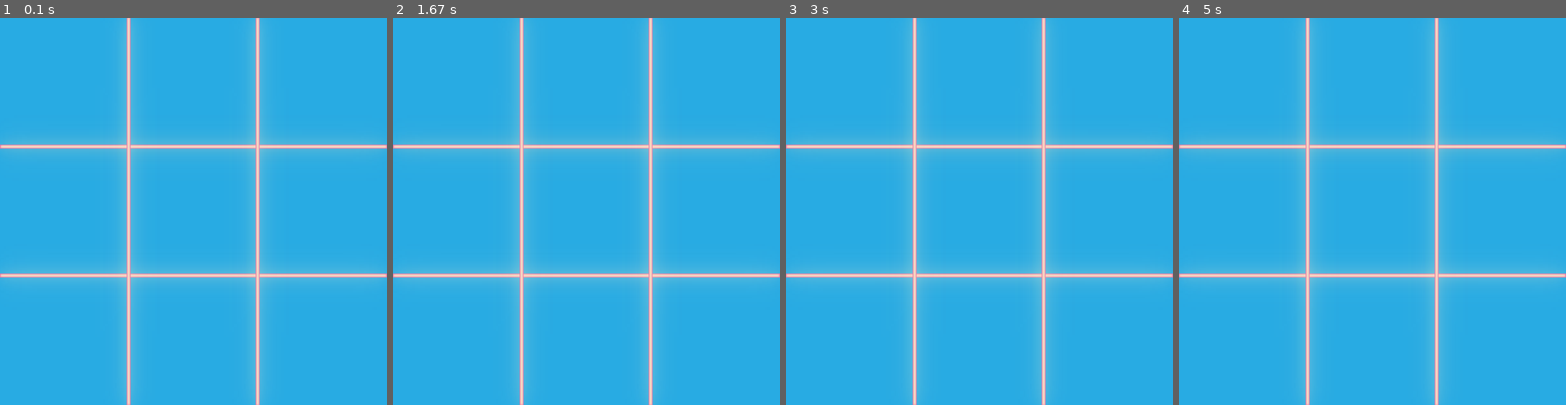
Above: before the commit, frames 1-4 (left to right).
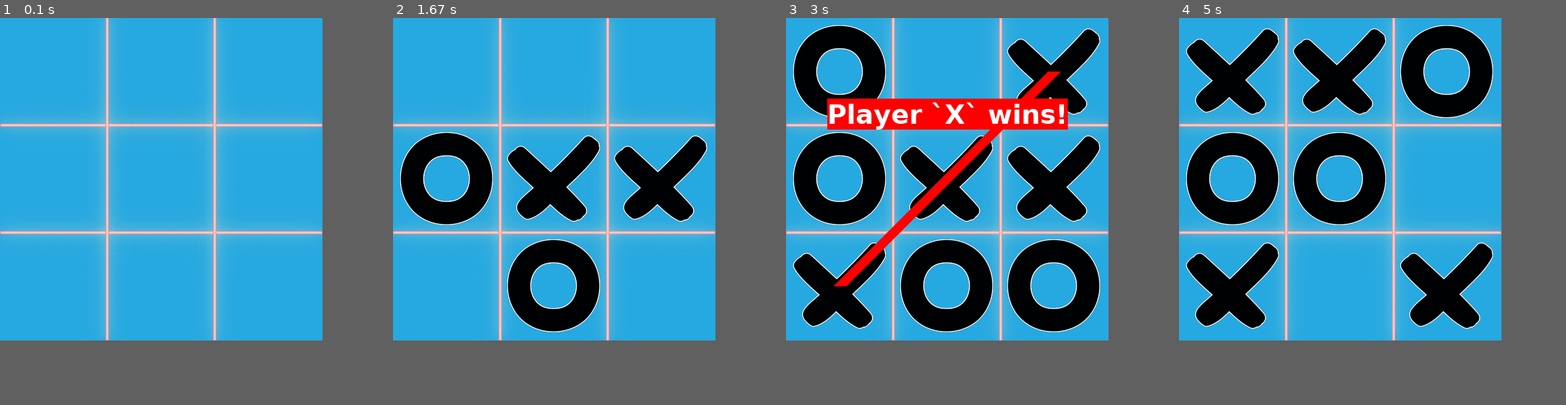
Above: after the commit, the same moments.

Repository: shinn92dev/Tic-Tac-Toe-with-Pygame
Game: pygame game, started from view/board.py
Same seed, same stepped clock (60 frames per second), same inputs: the game is played once before the commit and once after it.
Inputs (mouse positions are in pixels of both pictures, inside the frame that each line leads up to):
- Up to frame 1 (0.1 s): no input
- Up to frame 2 (1.67 s): press the mouse at (478, 180) at 0.37 s; move the mouse to (532, 215) at 0.47 s; release the mouse at (586, 250) at 0.6 s; tap Space at 0.67 s; press the mouse at (478, 180) at 1.03 s; move the mouse to (509, 223) at 1.13 s; release the mouse at (540, 261) at 1.27 s; press the mouse at (478, 180) at 1.37 s; move the mouse to (555, 203) at 1.47 s; release the mouse at (636, 230) at 1.6 s
- Up to frame 3 (3 s): press the mouse at (871, 180) at 1.7 s; move the mouse to (964, 223) at 1.8 s; release the mouse at (1060, 265) at 1.93 s; press the mouse at (871, 180) at 2.03 s; move the mouse to (940, 153) at 2.13 s; release the mouse at (1014, 122) at 2.27 s; click (851, 118) at 2.38 s; click (871, 234) at 2.72 s
- Up to frame 4 (5 s): tap Space at 3.07, 3.37 s; click (1453, 254) at 3.08 s; press the mouse at (1264, 234) at 3.53 s; move the mouse to (1318, 161) at 3.63 s; release the mouse at (1368, 87) at 3.77 s; press the mouse at (1264, 234) at 3.87 s; move the mouse to (1329, 165) at 3.97 s; release the mouse at (1395, 95) at 4.1 s; click (1229, 83) at 4.22 s; press the mouse at (1229, 83) at 4.53 s; move the mouse to (1240, 126) at 4.63 s; release the mouse at (1248, 172) at 4.77 s; click (1442, 238) at 4.88 s
In our replay, the window is 600x600 before the commit and 500x500 after it. These sizes can differ from the game's own. Grey fills any space a smaller window leaves; there, only what the larger window draws over its background counts as a difference.

The runs differ from the first frame. In frame 1, 18% of the frame differs, in the area x 0-100%, y 0-100%; in frame 2, 27%; in frame 3, 41%; in frame 4, 36%.

Commit message:
complete: complete game

Diff:
--- a/view/board.py
+++ b/view/board.py
@@ -2,24 +2,89 @@
 import sys
 from random import randint
 
-WINDOW_SIZE = 600
+WINDOW_SIZE = 500
+CELL_SIZE = WINDOW_SIZE // 3
+INF = float('inf')
+vec2 = pg.math.Vector2
+CELL_CENTER = vec2(CELL_SIZE / 2)
 
 
 class TictactoeTool:
     def __init__(self, game):
         self.game = game
         self.board_image = self.get_image(path="../images/board.png", res=[WINDOW_SIZE] * 2)
+        self.O_image = self.get_image(path="../images/o.png", res=[CELL_SIZE] * 2)
+        self.X_image = self.get_image(path="../images/x.png", res=[CELL_SIZE] * 2)
+
+        self.game_array = [[INF, INF, INF],
+                           [INF, INF, INF],
+                           [INF, INF, INF]]
+        self.player = randint(0, 1)
+        self.line_indices_array = [[(0, 0), (0, 1), (0, 2)],
+                                   [(1, 0), (1, 1), (1, 2)],
+                                   [(2, 0), (2, 1), (2, 2)],
+                                   [(0, 0), (1, 0), (2, 0)],
+                                   [(0, 1), (1, 1), (2, 1)],
+                                   [(0, 2), (1, 2), (2, 2)],
+                                   [(0, 0), (1, 1), (2, 2)],
+                                   [(0, 2), (1, 1), (2, 0)]]
+        self.winner = None
+        self.game_steps = 0
+        self.font = pg.font.SysFont('Verdana', CELL_SIZE // 4, True)
+
+    def check_winner(self):
+        for line_indices in self.line_indices_array:
+            sum_line = sum([self.game_array[i][j] for i, j in line_indices])
+
+            if sum_line in {0, 3}:
+                self.winner = "XO"[sum_line == 0]
+                self.winner_line = [vec2(line_indices[0][::-1]) * CELL_SIZE + CELL_CENTER,
+                                    vec2(line_indices[2][::-1]) * CELL_SIZE + CELL_CENTER]
+
+    def run_game_process(self):
+        current_cell = vec2(pg.mouse.get_pos()) // CELL_SIZE
+        col, row = map(int, current_cell)
+        left_click = pg.mouse.get_pressed()[0]
+        if left_click and self.game_array[row][col] == INF and not self.winner:
+            self.game_array[row][col] = self.player
+            self.player = not self.player
+            self.game_steps += 1
+            self.check_winner()
+
+    def draw_objects(self):
+        for y, row in enumerate(self.game_array):
+            for x, obj in enumerate(row):
+                if obj != INF:
+                    self.game.screen.blit(self.X_image if obj else self.O_image, vec2(x, y) * CELL_SIZE)
+
+    def draw_winner(self):
+        if self.winner:
+            pg.draw.line(self.game.screen, "red", *self.winner_line, CELL_SIZE // 8)
+            label_text = f"Player `{self.winner}` wins!"
+            label = self.font.render(label_text, True, 'white', 'red')
+            self.game.screen.blit(label, (WINDOW_SIZE // 2 - label.get_width() // 2, WINDOW_SIZE // 4))
 
     def draw(self):
         self.game.screen.blit(self.board_image, (0, 0))
+        self.draw_objects()
+        self.draw_winner()
 
     @staticmethod
     def get_image(path, res):
         img = pg.image.load(path)
         return pg.transform.smoothscale(img, res)
 
+    def print_caption(self):
+        pg.display.set_caption(f"Player `{'OX'[self.player]}` turn!")
+        if self.winner:
+            pg.display.set_caption(f"Player `{self.winner}` wins! Press Space to Restart!")
+        elif self.game_steps == 9:
+            pg.display.set_caption(f"Game Over! Press SPACE to restart.")
+
     def run(self):
+        self.print_caption()
         self.draw()
+        self.run_game_process()
 
 
 class TictactoeWindow:
@@ -29,11 +94,17 @@
         self.clock = pg.time.Clock()
         self.tic_tac_toe = TictactoeTool(self)
 
+    def new_game(self):
+        self.tic_tac_toe = TictactoeTool(self)
+
     def check_events(self):
         for event in pg.event.get():
             if event.type == pg.QUIT:
                 pg.quit()
                 sys.exit()
+            if event.type == pg.KEYDOWN:
+                if event.key == pg.K_SPACE:
+                    self.new_game()
 
     def run(self):
         while True:
